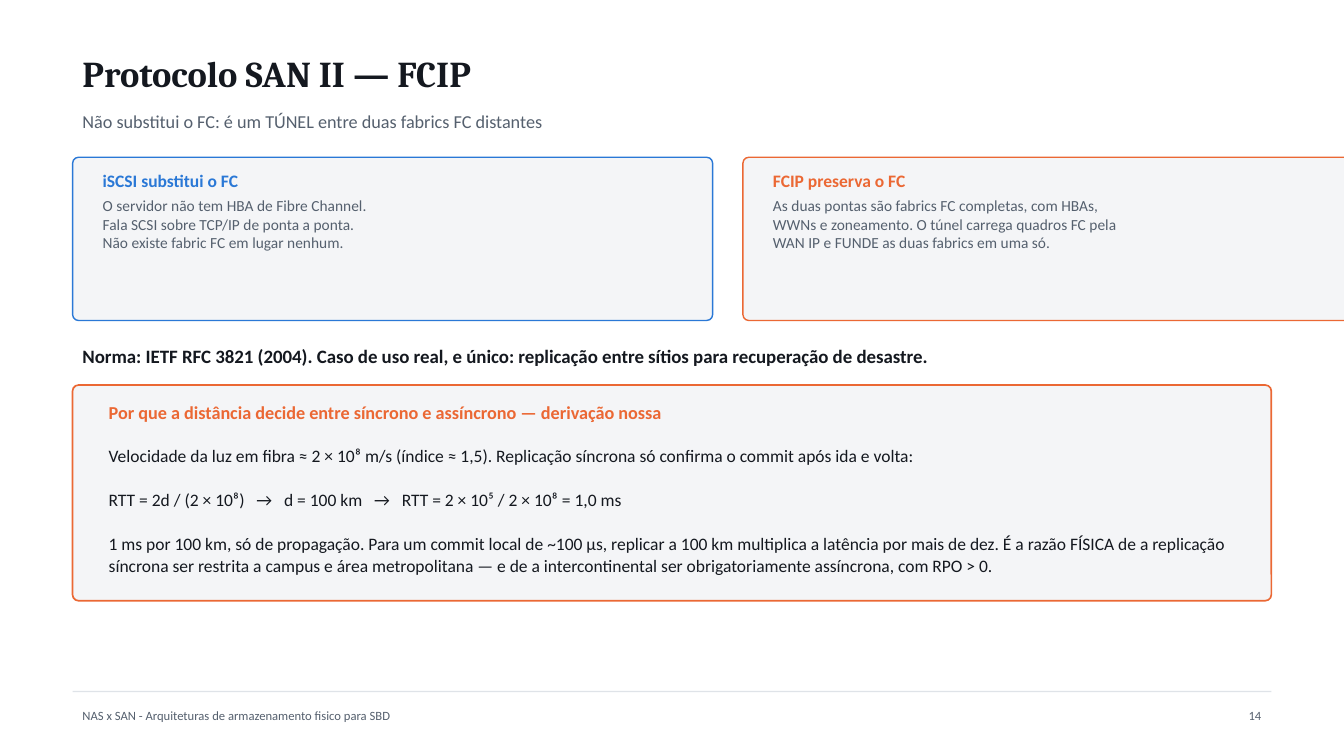
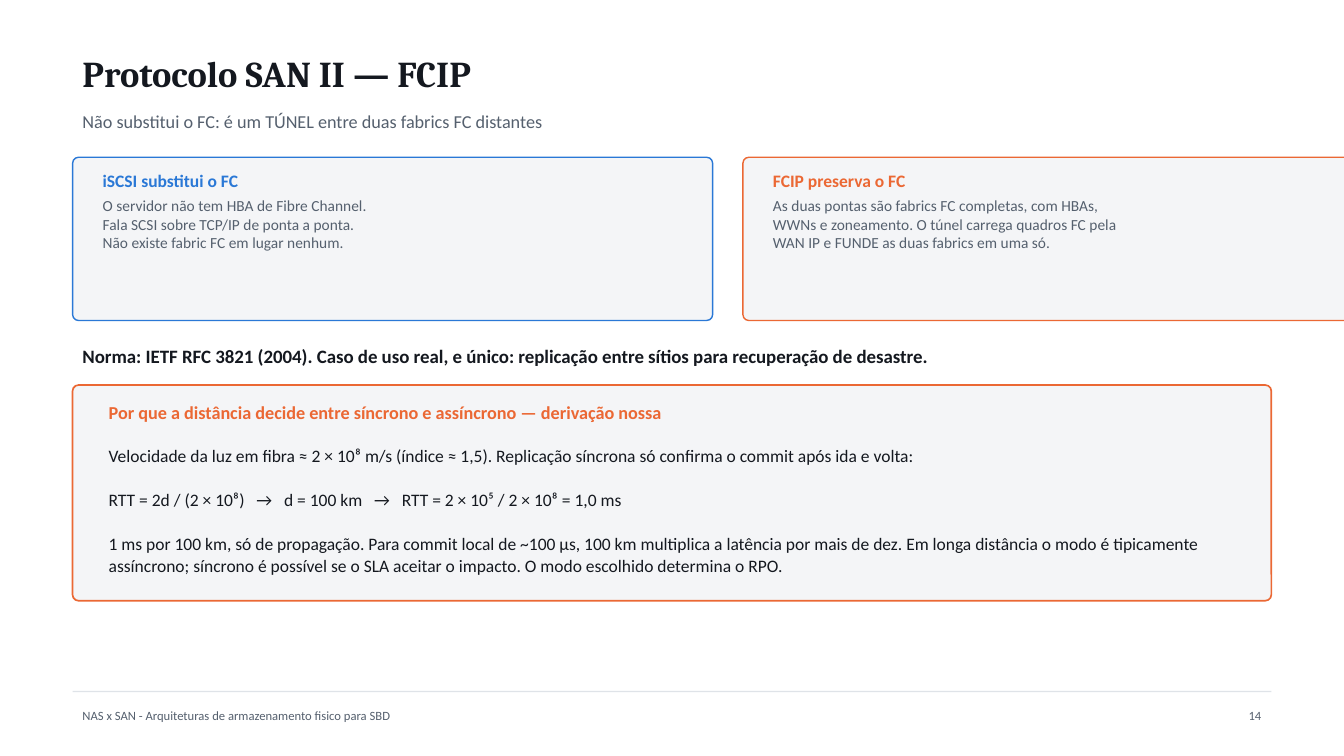
Before and after one commit to guilherme-hu/Trabalho-CBD, a slide deck: slide 15 of NAS, SAN e AST/Slides_NAS_SAN_Armazenamento_SBD.pptx. Drawn at 1344x756 pixels with LibreOffice and Linux fonts; fonts in the diff are those of the drawing. Boxes give left, top, right and bottom in pixels: in the first picture for what was removed or moved away, otherwise in the second. Text is boxed around its words. In the diff, an @@ line names an element or a change of style, - is before the commit and + after.

```diff
--- a/NAS, SAN e AST/Slides_NAS_SAN_Armazenamento_SBD.pptx
+++ b/NAS, SAN e AST/Slides_NAS_SAN_Armazenamento_SBD.pptx
@@ text at (109, 538, 1198, 575): text changed @@
-1 ms por 100 km, só de propagação. Para um commit local de ~100 µs, replicar a 100 km multiplica a latência por mais de dez. É a razão FÍSICA de a replicação síncrona ser restrita a campus e área metropolitana — e de a intercontinental ser obrigatoriamente assíncrona, com RPO > 0.
+1 ms por 100 km, só de propagação. Para commit local de ~100 µs, 100 km multiplica a latência por mais de dez. Em longa distância o modo é tipicamente assíncrono; síncrono é possível se o SLA aceitar o impacto. O modo escolhido determina o RPO.
```
Also in this commit, not shown: 10 other slides changed, 28 other files.
